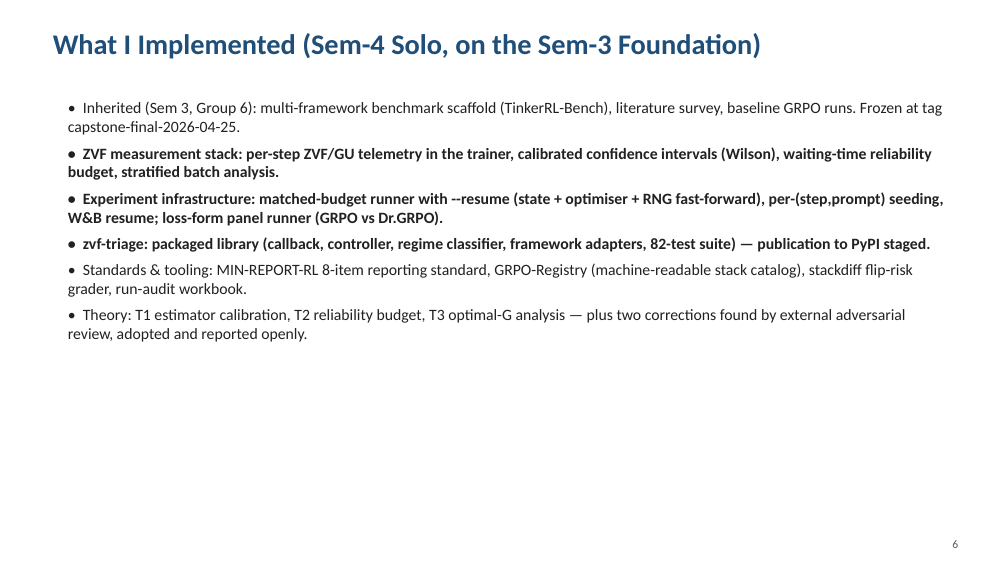
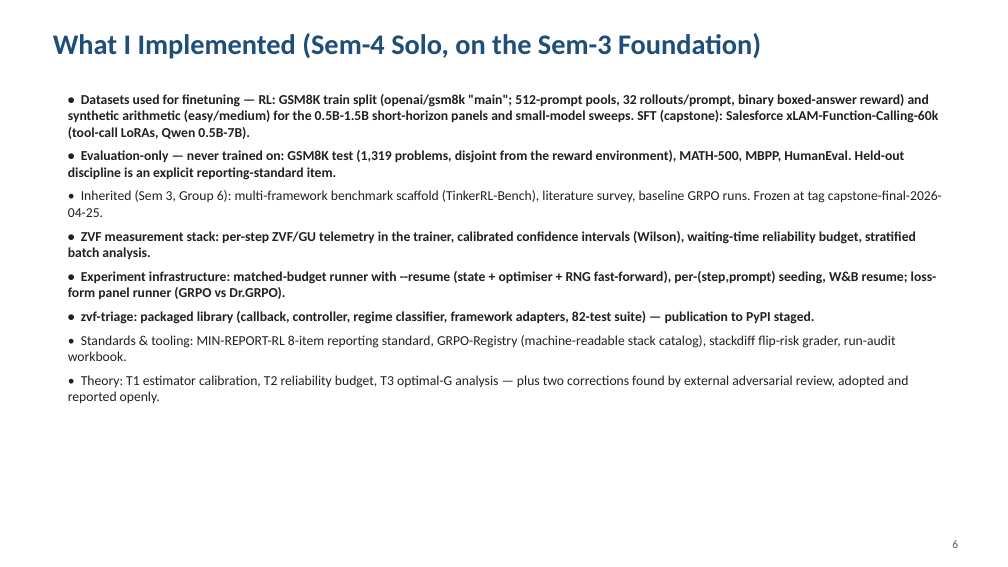
Before and after one commit to arvindcr4/tinker-rl-lab, a slide deck: slide 7 of outputs/PESU_MTech_Phase1_Session1_Review_ArvindCR.pptx. Drawn at 1008x567 pixels with LibreOffice and Linux fonts; fonts in the diff are those of the drawing. Boxes give left, top, right and bottom in pixels: in the first picture for what was removed or moved away, otherwise in the second. Text is boxed around its words. In the diff, an @@ line names an element or a change of style, - is before the commit and + after.

```diff
--- a/outputs/PESU_MTech_Phase1_Session1_Review_ArvindCR.pptx
+++ b/outputs/PESU_MTech_Phase1_Session1_Review_ArvindCR.pptx
@@ text "• Datasets used for finetuning ...": place and size @@
-text "• Datasets used for finetuning ..." at (68,101,944,342)
+text "• Datasets used for finetuning ..." at (68,94,942,404)
@@ text at (68,94,938,180): paragraphs added @@
+• Datasets used for finetuning — RL: GSM8K train split (openai/gsm8k "main"; 512-prompt pools, 32 rollouts/prompt, binary boxed-answer reward) and synthetic arithmetic (easy/medium) for the 0.5B-1.5B short-horizon panels and small-model sweeps. SFT (capstone): Salesforce xLAM-Function-Calling-60k (tool-call LoRAs, Qwen 0.5B-7B).
+• Evaluation-only — never trained on: GSM8K test (1,319 problems, disjoint from the reward environment), MATH-500, MBPP, HumanEval. Held-out discipline is an explicit reporting-standard item.
@@ text at (68,190,942,404): size 15 to 13 pt in "• Inherited (Sem 3, Group 6): multi-framework ...", "• ZVF measurement stack: per-step ZVF/GU telemetry ...", "• Experiment infrastructure: matched-budget runner with --re ...", "• zvf-triage: packaged library (callback, controller, regime ..." and 2 more places @@
```
Also in this commit, not shown: 1 other file.
